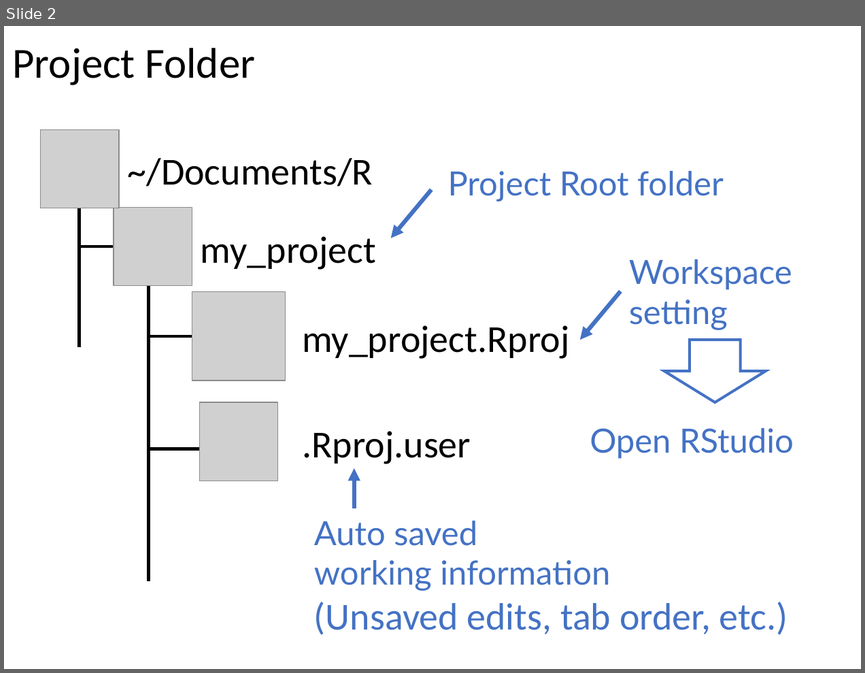
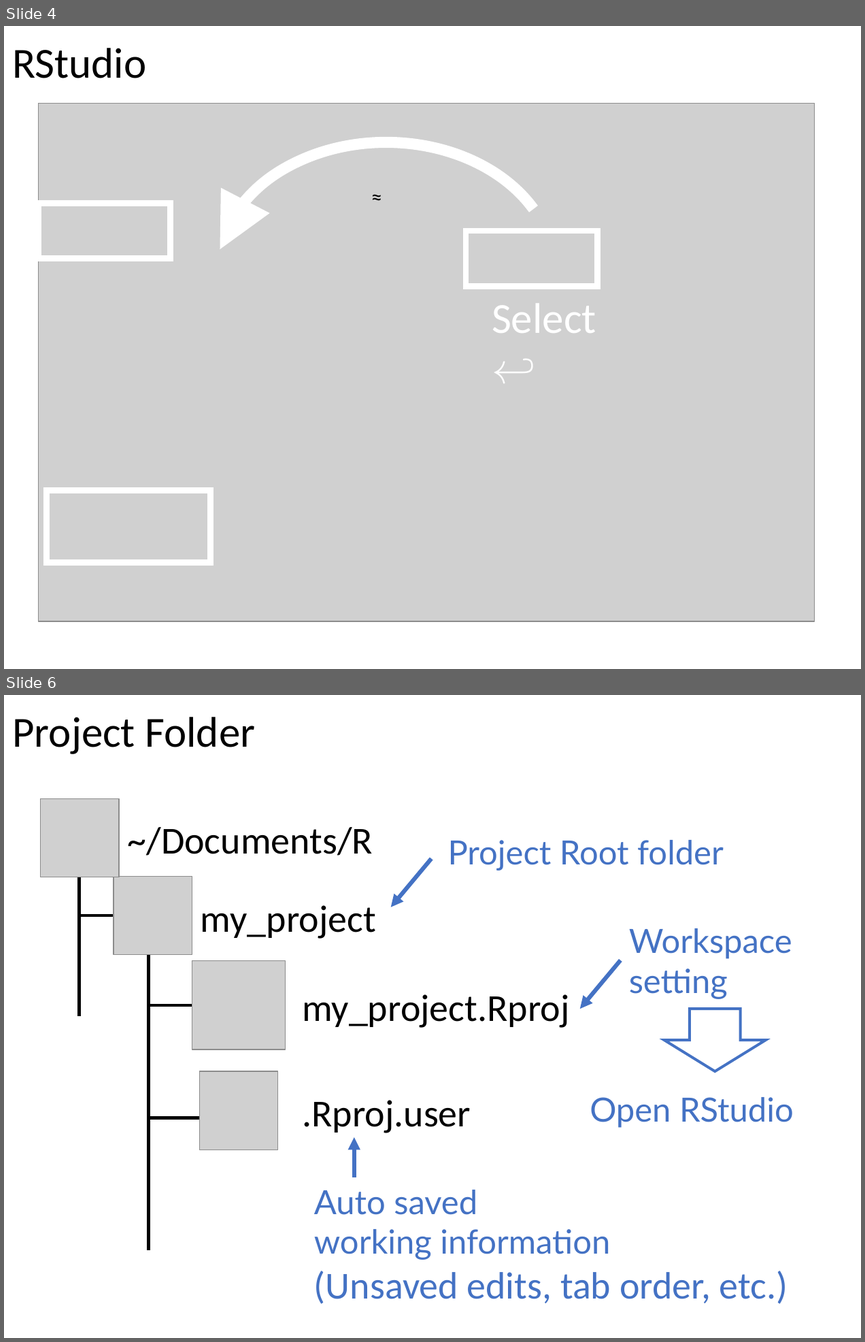
Before and after one commit to Kilometer0101/TokyoR86, a slide deck: プレゼンテーション1.pptx. Shown one above the other, each under a label of ours: slide 2 before the commit, slides 4 and 6 after it; the slides between them are not shown. The pictures are 865x673 and 865x1342 pixels, drawn with LibreOffice and Linux fonts; fonts in the diff are those of the drawing; grey boxes stand for pictures. Boxes give left, top, right and bottom in pixels: in the first picture for what was removed or moved away, otherwise in the second. Text is boxed around its words. In the diff, an @@ line names an element or a change of style, - is before the commit and + after.

```diff
--- a/プレゼンテーション1.pptx
+++ b/プレゼンテーション1.pptx
@@ slide 4 added at (x1=4, y1=26, x2=861, y2=669), background #FFFFFF @@
@@ text added at (x1=12, y1=48, x2=146, y2=78), 36 pt, text #000000 @@
+RStudio
@@ picture added at (x1=38, y1=103, x2=814, y2=620) @@
@@ arc (boxed as its full ellipse) added at (x1=218, y1=142, x2=555, y2=403), outline #FFFFFF 9.25 pt, 18 pt, text #000000 @@
+≈
@@ rectangle added at (x1=38, y1=203, x2=170, y2=258), outline #FFFFFF 5 pt @@
@@ rectangle added at (x1=466, y1=231, x2=598, y2=286), outline #FFFFFF 5 pt @@
@@ text added at (x1=492, y1=303, x2=596, y2=333), 36 pt, text #FFFFFF @@
+Select ↩︎
@@ rectangle added at (x1=46, y1=490, x2=209, y2=563), outline #FFFFFF 5 pt @@
@@ what was slide 2 is now slide 6 @@
```
Also in this commit, not shown: 1 slide changed, 6 other slides added, 1 slide removed, 5 other files.
